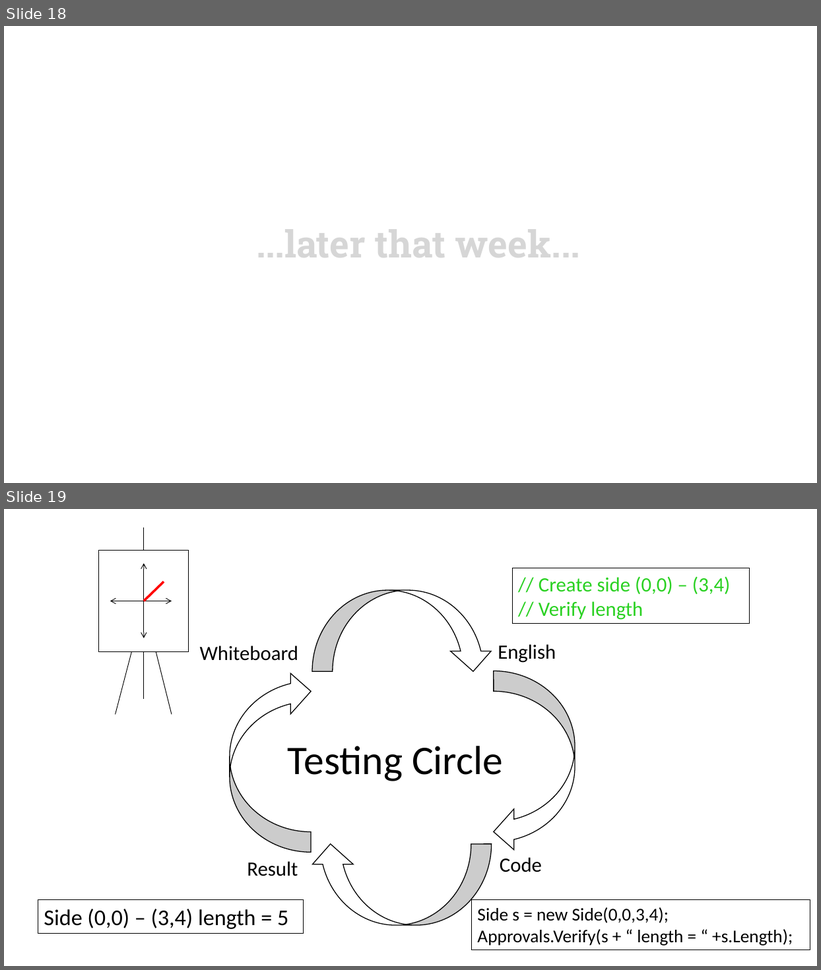
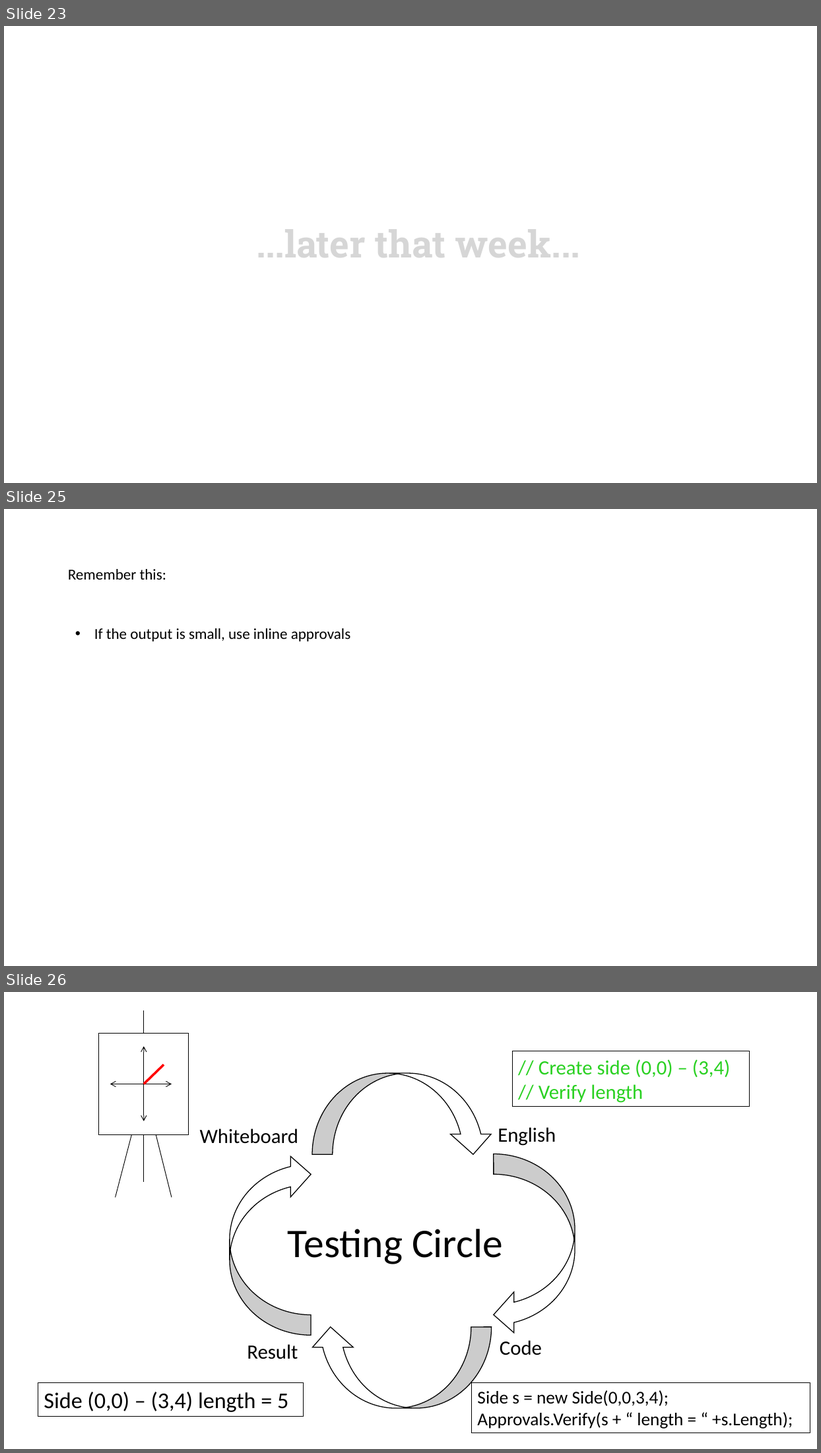
Before and after one commit to LearnWithLlew/TestingBetterWithApprovals.Slides, a slide deck: slides/Testing Better with Approvals.pptx. Shown one above the other, each under a label of ours: slides 18 and 19 before the commit, slides 23, 25 and 26 after it; the slides between them are not shown. The pictures are 821x970 and 821x1453 pixels, drawn with LibreOffice and Linux fonts; fonts in the diff are those of the drawing; background and template pictures are left out. Boxes give left, top, right and bottom in pixels: in the first picture for what was removed or moved away, otherwise in the second. Text is boxed around its words. In the diff, an @@ line names an element or a change of style, - is before the commit and + after.

```diff
--- a/slides/Testing Better with Approvals.pptx
+++ b/slides/Testing Better with Approvals.pptx
@@ slide 25 added at bbox=[4, 509, 817, 966], background #FFFFFF @@
@@ text added at bbox=[68, 569, 166, 580], 18 pt, text #000000 @@
+Remember this:
@@ text added at bbox=[94, 628, 351, 642], 18 pt, text #000000 @@
+• If the output is small, use inline approvals
@@ what was slide 18 is now slide 23 @@
@@ what was slide 19 is now slide 26 @@
```
Also in this commit, not shown: 3 slides changed, 10 other slides added, 9 slides removed.
